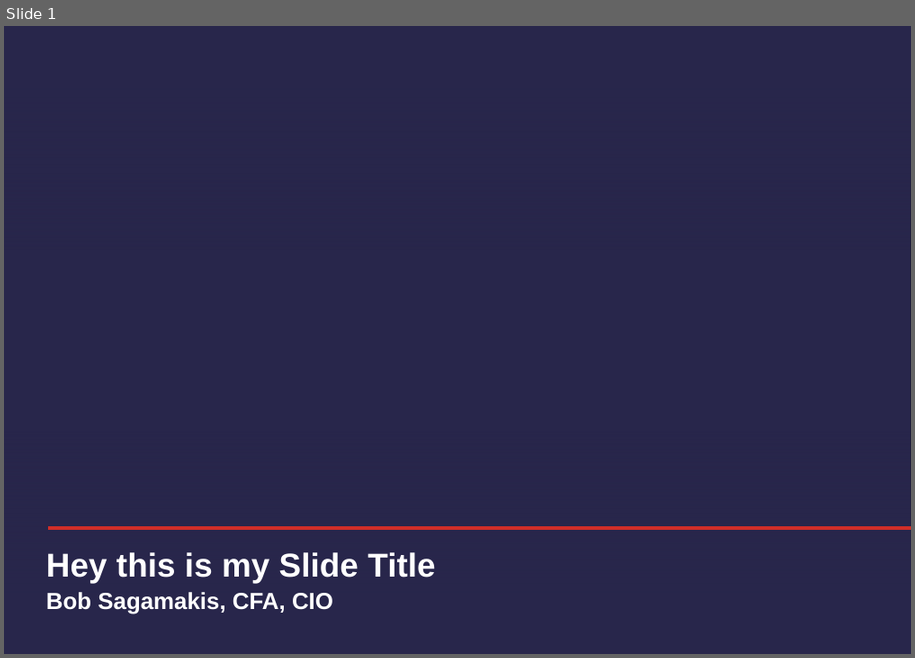
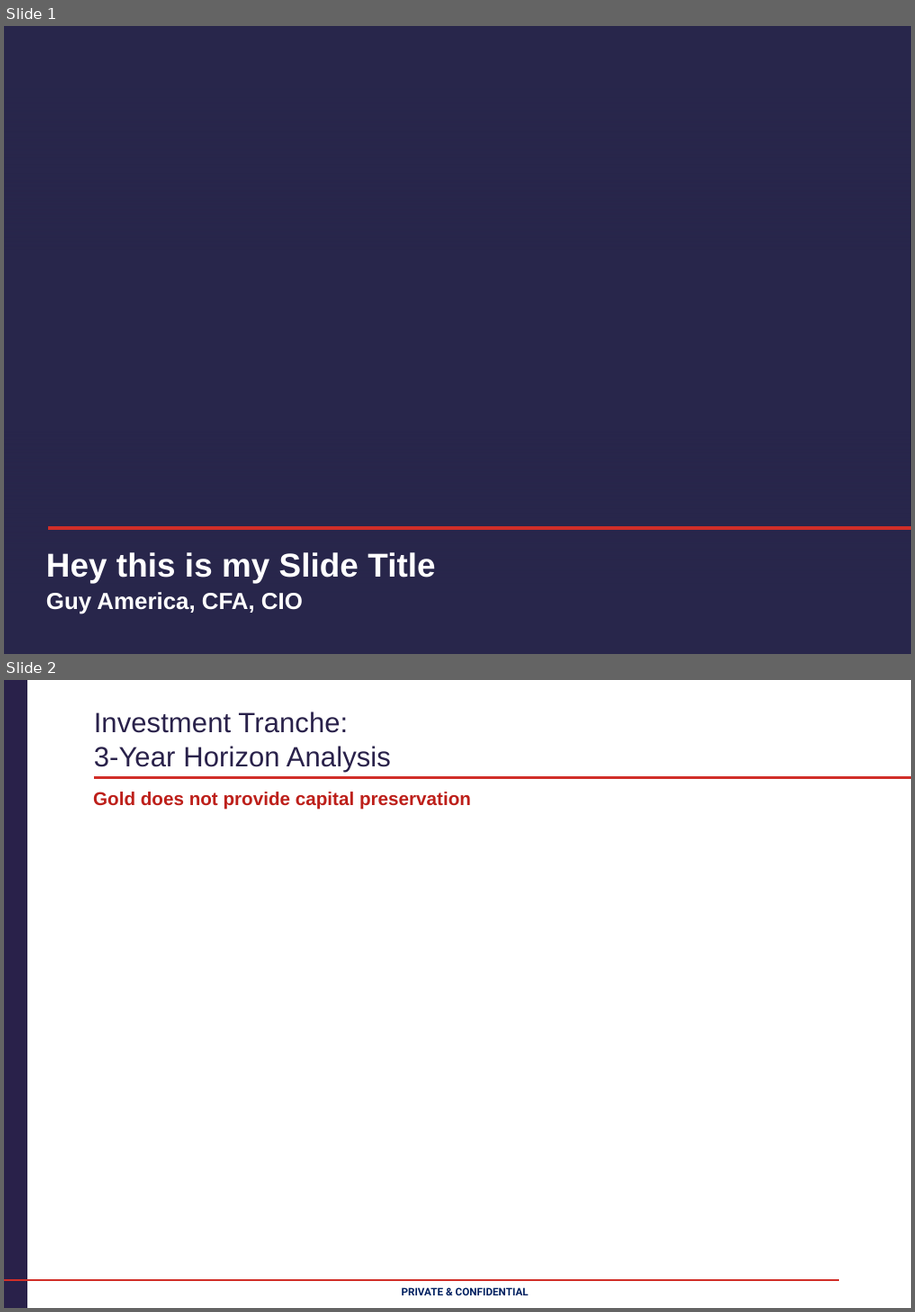
Before and after one commit to ellipsis-instruments/caim, a slide deck: test.pptx. Shown one above the other, each under a label of ours: slide 1 before the commit, slides 1 and 2 after it. The pictures are 915x658 and 915x1312 pixels, drawn with LibreOffice and Linux fonts; fonts in the diff are those of the drawing; background and template pictures are left out; a plain dark background stands for a picture behind light text. Boxes give left, top, right and bottom in pixels: in the first picture for what was removed or moved away, otherwise in the second. Text is boxed around its words. In the diff, an @@ line names an element or a change of style, - is before the commit and + after.

```diff
--- a/test.pptx
+++ b/test.pptx
@@ slide 2 added at [4, 680, 911, 1308], background #FFFFFF @@
@@ freeform shape added at [4, 680, 27, 1308], fill #29214A @@
@@ title added at [94, 712, 391, 772], 24 pt, text #29214A @@
+Investment Tranche:
+3-Year Horizon Analysis
@@ freeform shape added at [94, 768, 911, 778], outline #D12E28 1.95 pt @@
@@ text added at [93, 792, 471, 810], 16 pt, text #BD1F1A, bold @@
+Gold does not provide capital preservation
@@ freeform shape added at [4, 1271, 840, 1280], outline #D12E28 1.95 pt @@
@@ text added at [402, 1288, 529, 1296], 8.9 pt, text #002060, bold @@
+PRIVATE & CONFIDENTIAL
@@ slide 1 changed as well @@
@@ text at [46, 592, 303, 615]: text changed @@
-Bob Sagamakis, CFA, CIO
+Guy America, CFA, CIO
```
Also in this commit, not shown: 5 other slides added, 5 slides removed, 26 other files.
